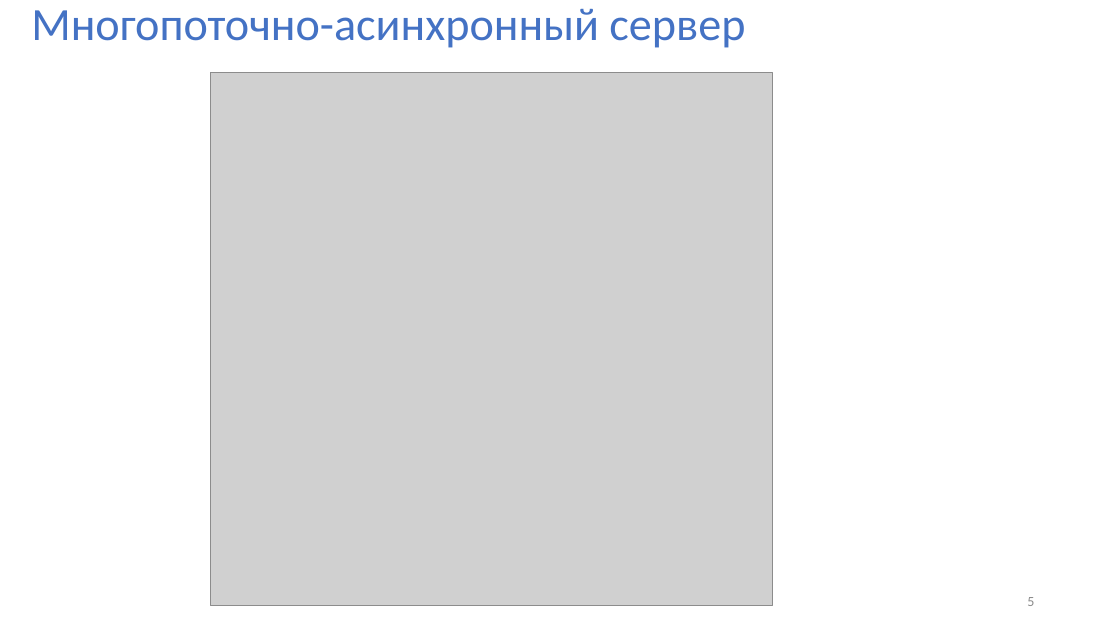
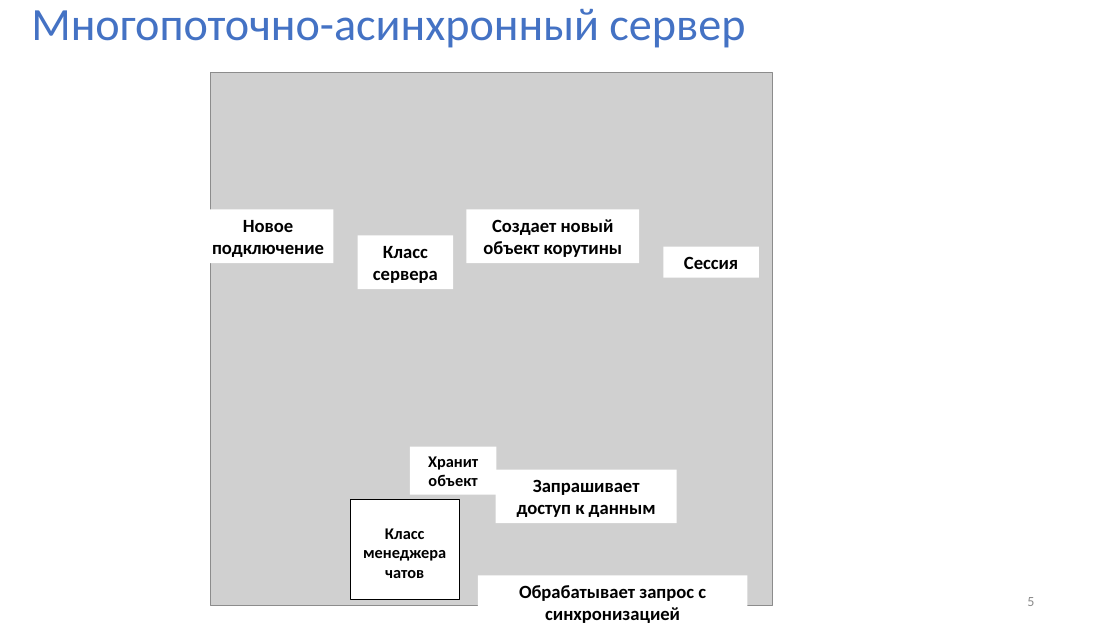
Before and after one commit to xCthulhuFtagn/OS6, a slide deck: slide 5 of ВКР_Колодяжный_Презентация.pptx. Drawn at 1120x630 pixels with LibreOffice and Linux fonts; fonts in the diff are those of the drawing; grey boxes stand for pictures. Boxes give left, top, right and bottom in pixels: in the first picture for what was removed or moved away, otherwise in the second. Text is boxed around its words. In the diff, an @@ line names an element or a change of style, - is before the commit and + after.

```diff
--- a/ВКР_Колодяжный_Презентация.pptx
+++ b/ВКР_Колодяжный_Презентация.pptx
@@ rectangle added at <box>202,209,334,263</box>, fill #FFFFFF, 16 pt, text #000000, bold @@
+Новое подключение
@@ rectangle added at <box>466,209,639,263</box>, fill #FFFFFF, 16 pt, text #000000, bold @@
+Создает новый объект корутины
@@ rectangle added at <box>358,235,454,289</box>, fill #FFFFFF, 16 pt, text #000000, bold @@
+Класс сервера
@@ rectangle added at <box>664,247,760,278</box>, fill #FFFFFF, 16 pt, text #000000, bold @@
+Сессия
@@ rectangle added at <box>410,447,497,495</box>, fill #FFFFFF, 14 pt, text #000000, bold @@
+Хранит объект
@@ rectangle added at <box>496,470,676,523</box>, fill #FFFFFF, 16 pt, text #000000, bold @@
+Запрашивает доступ к данным
@@ rectangle added at <box>350,499,460,600</box>, fill #FFFFFF, outline #000000 1 pt, 14 pt, text #000000, bold @@
+Класс менеджера чатов
@@ rectangle added at <box>478,576,748,629</box>, fill #FFFFFF, 16 pt, text #000000, bold @@
+Обрабатывает запрос с синхронизацией
```
Also in this commit, not shown: 1 other slide changed, 6 other files.
